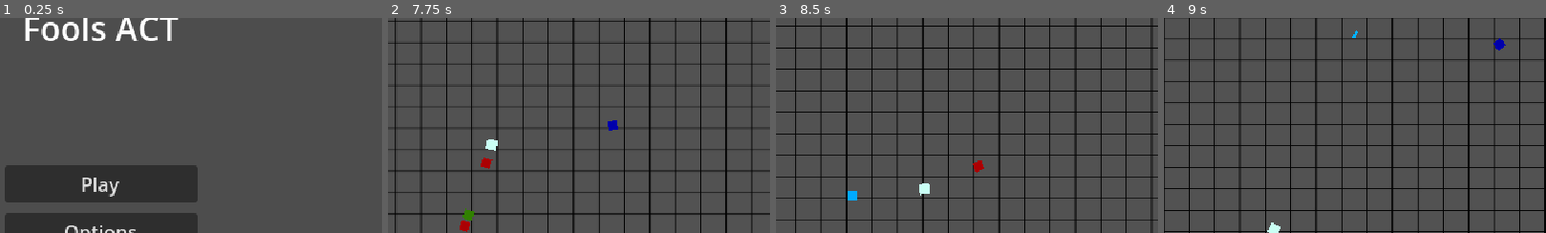
Above: before the commit, frames 1-4 (left to right).
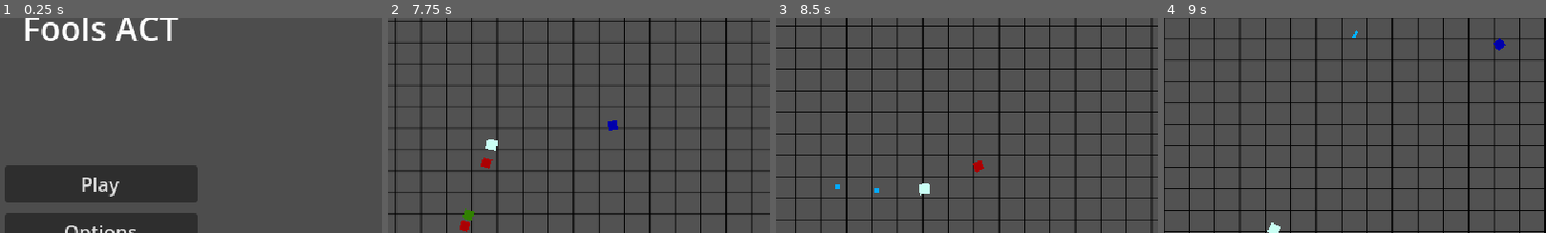
Above: after the commit, the same moments.

Repository: EmpexOri/OperationHavok
Game: Godot game, scene res://Scenes/MenuScene.tscn
Two runs of this game, one before a commit and one after it. Both use one fixed random seed, a clock stepped at 60 frames per second and the inputs below.
Inputs (mouse positions are % of the whole screen's width and height, from its top left):
- Up to frame 1 (0.25 s): no input
- Up to frame 2 (7.75 s): click "Play" at 0.5 s; move the mouse to (72, 45) at 1.27 s; hold D (right) 1.28-2.03 s; click (72, 45) at 1.35 s; move the mouse to (30, 55) at 2.02 s; hold S (down) 2.03-2.78 s; click (30, 55) at 2.1 s; move the mouse to (60, 28) at 2.77 s; hold D (right) 2.78-3.53 s; click (60, 28) at 2.85 s; move the mouse to (45, 70) at 3.52 s; hold W (up) 3.53-4.28 s; click (45, 70) at 3.6 s; move the mouse to (80, 65) at 4.27 s; hold A (left) 4.28-5.78 s; click (80, 65) at 4.35 s; move the mouse to (20, 35) at 5.02 s; click (20, 35) at 5.1 s; move the mouse to (55, 50) at 5.77 s; hold S (down) 5.78-6.53 s; click (55, 50) at 5.85 s; move the mouse to (35, 25) at 6.52 s; hold D (right) 6.53-7.28 s; click (35, 25) at 6.6 s; move the mouse to (72, 45) at 7.27 s; hold W (up) from 7.28 s (still down); click (72, 45) at 7.35 s
- Up to frame 3 (8.5 s): move the mouse to (30, 55) at 8.02 s; release W (up) at 8.03 s; hold D (right) from 8.03 s (still down); click (30, 55) at 8.1 s
- Up to frame 4 (9 s): move the mouse to (60, 28) at 8.77 s; release D (right) at 8.78 s; hold S (down) from 8.78 s (still down); click (60, 28) at 8.85 s
The pictures show only the part of the screen within x 37-87%, y 9-59%; the shares and areas given below are measured in that part.

Frames 1-2 are identical in both runs. In frame 3, 0.2% of the frame differs, in the area x 15-27%, y 77-85%; in frame 4, nothing differs.

Commit message:
All enemies drop xp, reduce xp size

Diff:
--- a/Assets/Scripts/Enemy/enemy.gd
+++ b/Assets/Scripts/Enemy/enemy.gd
@@ -20,12 +20,14 @@
 	position.x = clamp(position.x, 0, screen_size.x)
 	position.y = clamp(position.y, 0, screen_size.y)
 
+func drop_xp() -> void:
+	var xp = xp_scene.instantiate()
+	xp.global_position = global_position
+	get_parent().add_child(xp)
 
 func _on_area_2d_body_entered(body: Node2D) -> void:
 	print("Collided with: ", body.name)
 	if "Bullet" in body.name: # Fixed
 		print("Bullet hit!")
-		var xp = xp_scene.instantiate()
-		xp.global_position = global_position
-		get_parent().add_child(xp)
+		drop_xp()
 		queue_free()
--- a/Assets/Scripts/Enemy/enemy2.gd
+++ b/Assets/Scripts/Enemy/enemy2.gd
@@ -6,6 +6,7 @@
 var OrbitDirection
 var BulletSpeed = 800
 var Bullet = preload("res://Scenes/Misc/bullet.tscn")
+var xp_scene = preload("res://Scenes/Misc/xp.tscn")
 
 func _ready():
 	OrbitDirection = [-1, 1].pick_random()
@@ -67,9 +68,14 @@
 
 	start_firing_timer()
 
+func drop_xp() -> void:
+	var xp = xp_scene.instantiate()
+	xp.global_position = global_position
+	get_parent().add_child(xp)
 
 func _on_area_2d_body_entered(body: Node2D) -> void:
 	print("Collided with: ", body.name)
 	if "Bullet" in body.name: # Fixed
 		print("Bullet hit!")
+		drop_xp()
 		queue_free()
--- a/Assets/Scripts/Enemy/enemy3.gd
+++ b/Assets/Scripts/Enemy/enemy3.gd
@@ -2,6 +2,7 @@
 
 var Speed = 100
 var Enemy = preload("res://Scenes/Misc/enemy_3.tscn")
+var xp_scene = preload("res://Scenes/Misc/xp.tscn")
 
 func _ready():
 	start_timer()
@@ -38,9 +39,14 @@
 
 	start_timer()
 
+func drop_xp() -> void:
+	var xp = xp_scene.instantiate()
+	xp.global_position = global_position
+	get_parent().add_child(xp)
 
 func _on_area_2d_body_entered(body: Node2D) -> void:
 	print("Collided with: ", body.name)
 	if "Bullet" in body.name: # Fixed
 		print("Bullet hit!")
+		drop_xp()
 		queue_free()
--- a/Assets/Scripts/Enemy/enemy4.gd
+++ b/Assets/Scripts/Enemy/enemy4.gd
@@ -4,6 +4,7 @@
 var Enemy = preload("res://Assets/Scripts/Enemy/enemy4.gd")
 var BulletSpeed = 800
 var Bullet = preload("res://Scenes/Misc/bullet.tscn")
+var xp_scene = preload("res://Scenes/Misc/xp.tscn")
 
 func _ready():
 	start_firing_timer()
@@ -49,9 +50,14 @@
 
 	start_firing_timer()
 
+func drop_xp() -> void:
+	var xp = xp_scene.instantiate()
+	xp.global_position = global_position
+	get_parent().add_child(xp)
 
 func _on_area_2d_body_entered(body: Node2D) -> void:
 	print("Collided with: ", body.name)
 	if "Bullet" in body.name: # Fixed
 		print("Bullet hit!")
+		drop_xp()
 		queue_free()
--- a/Scenes/Misc/xp.tscn
+++ b/Scenes/Misc/xp.tscn
@@ -8,4 +8,5 @@
 metadata/_edit_group_ = true
 
 [node name="Sprite2D" type="Sprite2D" parent="."]
+scale = Vector2(0.5, 0.5)
 texture = ExtResource("1_7ghe4")
